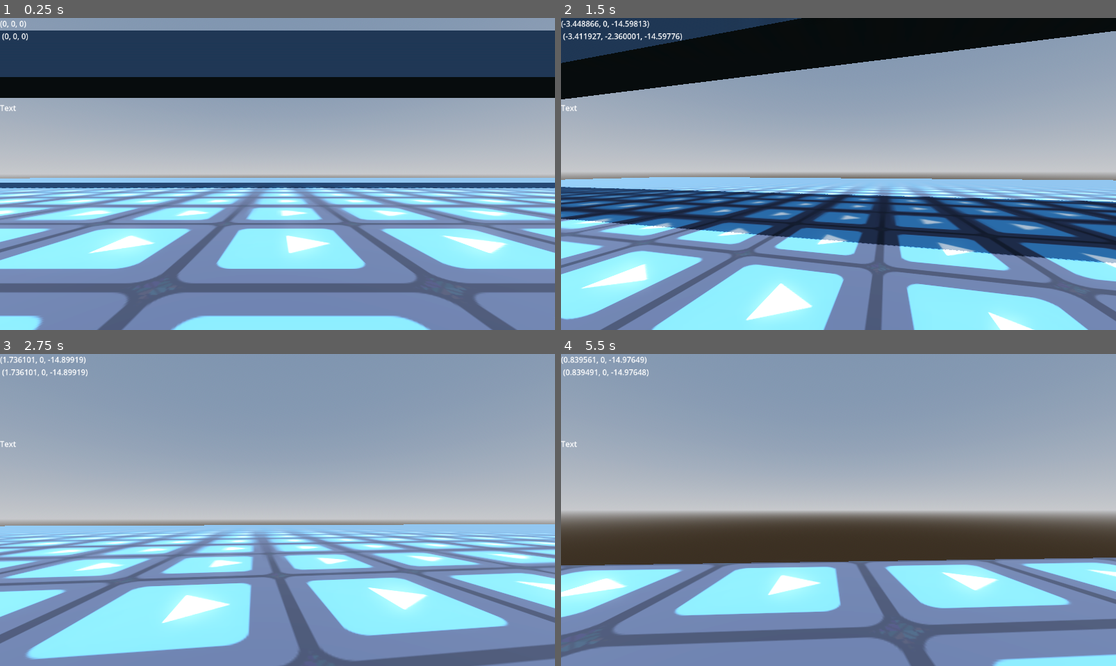
Above: before the commit, frames 1-4 (two rows, left to right).
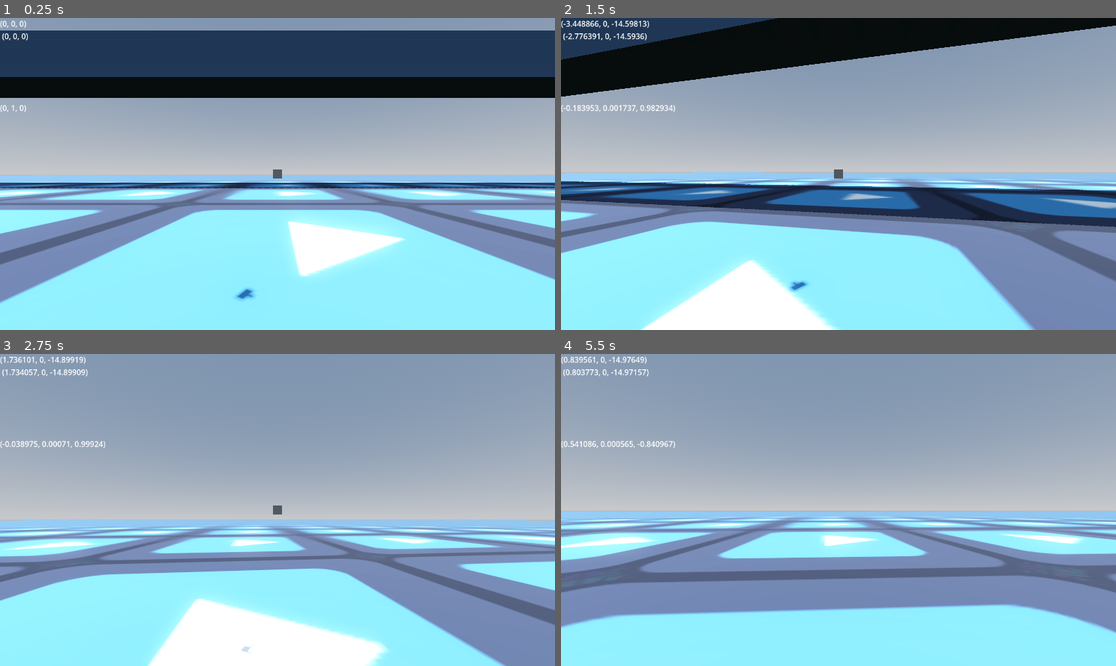
Above: after the commit, the same moments.

Repository: Joel-png/prototype
Game: Godot game, scene res://world.tscn
The game is run twice, just before and just after one commit, with the same random seed, the same clock (stepped at 60 frames per second) and the same inputs. The engine's default icon, where the game draws it, is replaced by a stand-in: a white triangle on a blue panel in a dark square.
Inputs (mouse positions are in pixels of both pictures, inside the frame that each line leads up to):
- Up to frame 1 (0.25 s): no input
- Up to frame 2 (1.5 s): tap Enter at 0.5 s; move the mouse to (866, 174) at 0.52 s; press the mouse at (866, 174) at 0.53 s; hold W (up) from 0.53 s (still down); tap Space (jump) at 0.77 s; move the mouse to (810, 174) at 1.27 s; release the mouse at (810, 174) at 1.28 s; click (810, 174) at 1.35 s
- Up to frame 3 (2.75 s): keep holding W (up); tap Space (jump) at 1.52 s; move the mouse to (288, 503) at 2.02 s; press the mouse at (288, 503) at 2.03 s
- Up to frame 4 (5.5 s): keep holding W (up); move the mouse to (832, 516) at 2.77 s; release the mouse at (832, 516) at 2.78 s; click (832, 516) at 2.85 s; tap Space (jump) at 3.02, 3.77, 4.52 s; move the mouse to (877, 513) at 3.52 s; press the mouse at (877, 513) at 3.53 s; move the mouse to (794, 506) at 4.27 s; release the mouse at (794, 506) at 4.28 s; click (794, 506) at 4.35 s; move the mouse to (844, 510) at 5.02 s; press the mouse at (844, 510) at 5.03 s

The runs differ from the first frame. In frame 1, 37% of the frame differs, in the area x 0-100%, y 27-100%; in frame 2, 39%; in frame 3, 32%; in frame 4, 44%, in the area x 0-100%, y 4-100%.

Commit message:
basic grapple

Diff:
--- a/Scripts/Player.gd
+++ b/Scripts/Player.gd
@@ -3,15 +3,19 @@
 const SENSITIVITY = 0.004
 
 const FALL_SPEED_MAX = 30
-const JUMP_VELOCITY = 4.5
+const JUMP_VELOCITY = 10.0
 
-const TARGET_LERP = .9
+const TARGET_LERP = .7
 var WALK_SPEED = 15.0
-var acc_speed = 20.0
+var acc_speed = 10.0
 
-var gravity = 9.8
+var gravity = 9.8 * 3
 
 var is_grappling = false
+var grapple_hook_position = Vector3.ZERO
+const GRAPPLE_RAY_MAX = 100.0
+const GRAPPLE_FORCE_MAX = 55.0
+const GRAPPLE_MIN_DIST = 5.0
 
 var input_dir = Vector2.ZERO
 var direction = Vector3.ZERO
@@ -21,9 +25,12 @@
 @onready var head = $Head
 @onready var camera = $Head/Camera3D
 @onready var camera_cast = $Head/Camera3D/camera_cast
+@onready var grapple_pivot = $GrapplePivot
+@onready var grapple_point = $Head/Camera3D/camera_cast/point_of_grapple
 
 func _ready():
 	Input.set_mouse_mode(Input.MOUSE_MODE_CAPTURED)
+	camera_cast.set_target_position(Vector3(0, 0, -1 * GRAPPLE_RAY_MAX))
 
 func _unhandled_input(event):
 	if event is InputEventMouseMotion:
@@ -32,6 +39,30 @@
 		camera.rotation.x = clamp(camera.rotation.x, deg_to_rad(-90), deg_to_rad(90))
 
 func _physics_process(delta: float) -> void:
+	# grapple
+	$Head/Camera3D/DebugLabel2.text = str((camera_cast.get_collision_point() - position).normalized())
+	var grapple_raycast_hit = camera_cast.get_collider()
+	if grapple_raycast_hit:
+		grapple_point.global_position = camera_cast.get_collision_point()
+	if Input.is_action_just_pressed("left_click"):
+		if grapple_raycast_hit:
+			grapple_hook_position = camera_cast.get_collision_point()
+			is_grappling = true
+		else:
+			is_grappling = false
+
+	if is_grappling && Input.is_action_pressed("left_click"):
+		grapple_pivot.look_at(grapple_hook_position)
+		var grapple_direction = (grapple_hook_position - position).normalized()
+
+		if grapple_hook_position.distance_to(position) < GRAPPLE_MIN_DIST:
+			var grapple_target_speed = grapple_direction * GRAPPLE_FORCE_MAX * grapple_hook_position.distance_to(position)/GRAPPLE_MIN_DIST
+			velocity = grapple_target_speed
+		else:
+			var grapple_target_speed = grapple_direction * GRAPPLE_FORCE_MAX
+			velocity = grapple_target_speed
+
+	# movement
 	input_dir = Input.get_vector("left", "right", "up", "down")
 	direction = transform.basis * Vector3(input_dir.x, 0, input_dir.y).normalized()
 
--- a/world.tscn
+++ b/world.tscn
@@ -25,6 +25,8 @@
 [sub_resource type="ConvexPolygonShape3D" id="ConvexPolygonShape3D_fq54r"]
 points = PackedVector3Array(-0.125207, -0.532801, -0.480507, 0.0227831, 0.47607, 0.498884, 0.169713, 0.559144, 0.464172 …(924 unchanged characters)…
 
+[sub_resource type="BoxMesh" id="BoxMesh_2uhye"]
+
 [node name="World" type="Node3D"]
 
 [node name="DirectionalLight3D" type="DirectionalLight3D" parent="."]
@@ -37,7 +39,13 @@
 [node name="CSGBox3D" type="CSGBox3D" parent="."]
 transform = Transform3D(1, 0, 0, 0, 1, 0, 0, 0, 1, 5.48073, -0.000500947, 0.684341)
 use_collision = true
-size = Vector3(174, 0.001, 157)
+size = Vector3(500, 0.001, 500)
+material = SubResource("StandardMaterial3D_o7y4f")
+
+[node name="CSGBox3D4" type="CSGBox3D" parent="."]
+transform = Transform3D(14.0481, 0, 0, 0, 1.62422, 0, 0, 0, 1, 16.9505, 4.99207, 64.6294)
+use_collision = true
+size = Vector3(43.0957, 8.43262, 8.8623)
 material = SubResource("StandardMaterial3D_o7y4f")
 
 [node name="CSGBox3D2" type="CSGBox3D" parent="."]
@@ -46,10 +54,16 @@
 size = Vector3(45.2734, 8.43262, 8.8623)
 material = SubResource("StandardMaterial3D_o7y4f")
 
-[node name="CSGBox3D2" type="CSGBox3D" parent="CSGBox3D2"]
-transform = Transform3D(3.74804, 0, 0, 0, 1.27445, 0, 0, 0, 1, -1.25514, -3.7282, -36.3646)
+[node name="CSGBox3D3" type="CSGBox3D" parent="."]
+transform = Transform3D(14.048, 0, 0, 0, 1.62422, 0, 0, 0, 1, 0.776365, 19.8535, -35.6803)
 use_collision = true
 size = Vector3(16.8081, 4.35449, 8.8623)
+material = SubResource("StandardMaterial3D_o7y4f")
+
+[node name="CSGBox3D5" type="CSGBox3D" parent="."]
+transform = Transform3D(14.0481, 0, 0, 0, 1.62422, 0, 0, 0, 1, 16.9505, 4.99207, 100.804)
+use_collision = true
+size = Vector3(43.0957, 8.43262, 8.8623)
 material = SubResource("StandardMaterial3D_o7y4f")
 
 [node name="Player" type="CharacterBody3D" parent="."]
@@ -80,5 +94,13 @@
 text = "Text"
 
 [node name="camera_cast" type="RayCast3D" parent="Player/Head/Camera3D"]
+transform = Transform3D(1, 0, 0, 0, 1, 0, 0, 0, 1, 0, 0, -0.585167)
 target_position = Vector3(0, 0, -100)
 debug_shape_custom_color = Color(1, 0, 1, 1)
+
+[node name="point_of_grapple" type="MeshInstance3D" parent="Player/Head/Camera3D/camera_cast"]
+transform = Transform3D(0.131021, 0, 0, 0, 0.131021, 0, 0, 0, 0.131021, 0, 0, -2.36122)
+mesh = SubResource("BoxMesh_2uhye")
+skeleton = NodePath("../..")
+
+[node name="GrapplePivot" type="Node3D" parent="Player"]
Not shown: 1 places in world.tscn that only renumber resources
